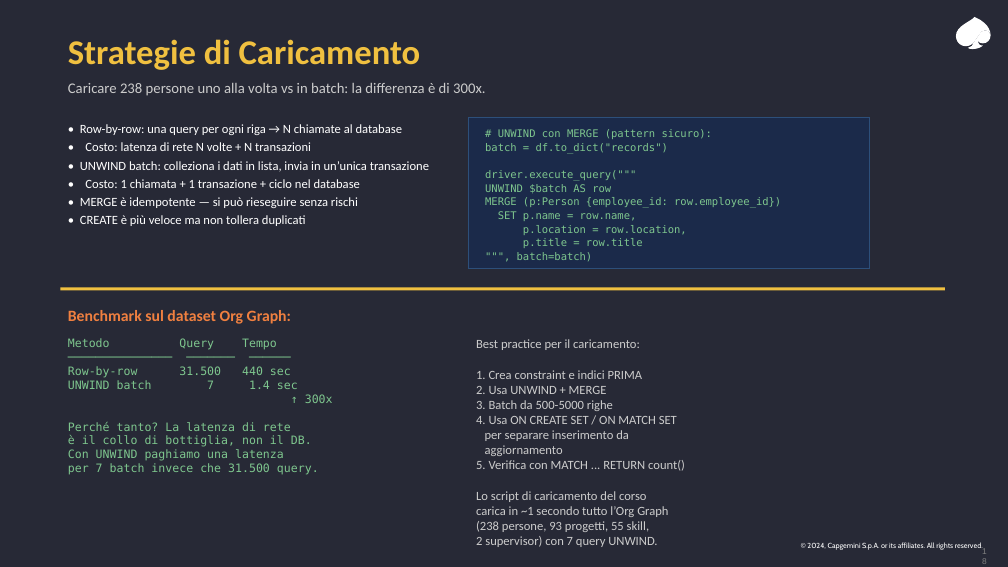
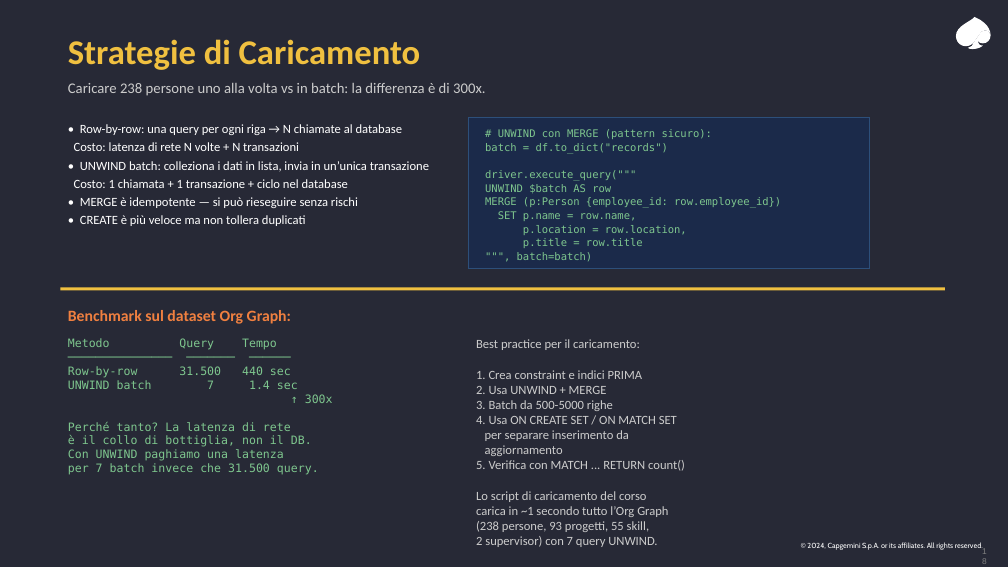
Before and after one commit to leobcc/neo4j-training-course-material, a slide deck: slide 18 of slides/session-01/session-01.pptx. Drawn at 1008x567 pixels with LibreOffice and Linux fonts; fonts in the diff are those of the drawing. Boxes give left, top, right and bottom in pixels: in the first picture for what was removed or moved away, otherwise in the second. Text is boxed around its words. In the diff, an @@ line names an element or a change of style, - is before the commit and + after.

```diff
--- a/slides/session-01/session-01.pptx
+++ b/slides/session-01/session-01.pptx
@@ text at <box>74,142,299,151</box>: text changed @@
-• Costo: latenza di rete N volte + N transazioni
+Costo: latenza di rete N volte + N transazioni
@@ text at <box>74,179,348,188</box>: text changed @@
-• Costo: 1 chiamata + 1 transazione + ciclo nel database
+Costo: 1 chiamata + 1 transazione + ciclo nel database
```
Also in this commit, not shown: 10 other slides changed.
